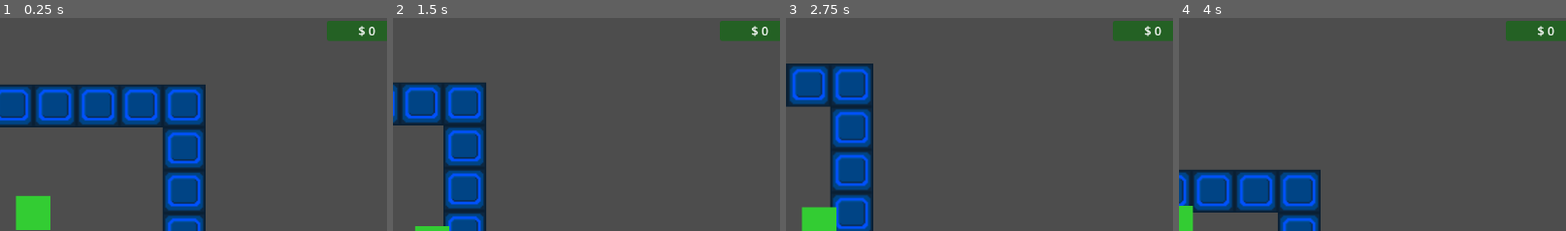
Above: before the commit, frames 1-4 (left to right).
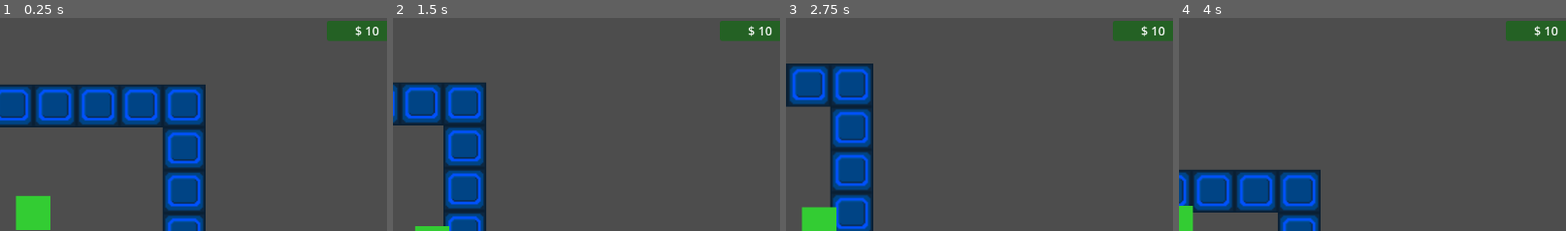
Above: after the commit, the same moments.

Repository: AndriiPets/Digger_game
Game: Godot game, scene res://Scenes/TestScenes/TestScene.tscn
The game is run twice, just before and just after one commit, with the same random seed, the same clock (stepped at 60 frames per second) and the same inputs. The project has no main scene, so this scene is started directly. The engine's default icon, where the game draws it, is replaced by a stand-in: a white triangle on a blue panel in a dark square.
Inputs:
- Up to frame 1 (0.25 s): no input
- Up to frame 2 (1.5 s): tap Enter at 0.5 s; hold Right (ui_right) 0.53-1.28 s; hold Z 0.53-1.28 s; hold Down (ui_down) from 1.28 s (still down); tap X at 1.35 s
- Up to frame 3 (2.75 s): release Down (ui_down) at 2.03 s; hold Right (ui_right) from 2.03 s (still down); hold Z from 2.03 s (still down)
- Up to frame 4 (4 s): tap Space at 2.75 s; release Right (ui_right) at 2.78 s; release Z at 2.78 s; hold Up (ui_up) 2.78-3.53 s; tap X at 2.85 s; hold Left (ui_left) from 3.53 s (still down); hold Z from 3.53 s (still down)
The pictures show only the part of the screen within x 46-96%, y 1-51%; the shares and areas given below are measured in that part.

The runs differ from the first frame. In frame 1, 0.2% of the frame differs, in the area x 91-98%, y 3-9%; in frame 2, 0.2%; in frame 3, 0.2%; in frame 4, 0.2%.

Commit message:
debt system, several upgrades added

Diff:
--- a/Objects/Components/Stats/stats_component.gd
+++ b/Objects/Components/Stats/stats_component.gd
@@ -1,28 +1,33 @@
 class_name StatsComponent
 extends Node
 
-# Stores the starting values (e.g., {"move_speed": 150.0})
+# Signal to notify other systems (like UI or Inventory)
+signal stat_changed(stat_name: String, new_value: float)
+
 var _base_stats: Dictionary = {}
-
-# Stores the sum of all upgrades (e.g., {"move_speed": 20.0})
 var _modifiers: Dictionary = {}
 
 func initialize(stat_name: String, value: float) -> void:
 	_base_stats[stat_name] = value
 	if not _modifiers.has(stat_name):
 		_modifiers[stat_name] = 0.0
+	# Emit initial value
+	stat_changed.emit(stat_name, get_value(stat_name))
 
 func add_modifier(stat_name: String, value: float) -> void:
 	if not _modifiers.has(stat_name):
 		_modifiers[stat_name] = 0.0
 
 	_modifiers[stat_name] += value
+	stat_changed.emit(stat_name, get_value(stat_name))
 
 func get_value(stat_name: String) -> float:
 	var base = _base_stats.get(stat_name, 0.0)
 	var mod = _modifiers.get(stat_name, 0.0)
 	return base + mod
 
-# --- NEW FUNCTION ---
 func reset_modifiers() -> void:
 	_modifiers.clear()
+	# Notify listeners that values have likely dropped back to base
+	for stat in _base_stats:
+		stat_changed.emit(stat, _base_stats[stat])
--- a/Objects/Globals/global_variables.gd
+++ b/Objects/Globals/global_variables.gd
@@ -1,6 +1,7 @@
 extends Node
 
 var debug_mode: bool = false
+var debt: bool = true
 
 func _unhandled_input(event: InputEvent) -> void:
 	if event is InputEventKey and event.pressed and not event.echo:
--- a/Objects/Managers/game_manager.gd
+++ b/Objects/Managers/game_manager.gd
@@ -18,13 +18,11 @@
 @export var money_ui: MoneyUI
 @export var floating_text_scene: PackedScene
 
-# Changed from _total_money to total_money (Public)
-var total_money: int = 0
+var total_money: int = 10
 var _current_time: float
 var _current_state: GameState = GameState.SAFE
 
 func _ready() -> void:
-	# Add to group so ShopEntity can find us
 	add_to_group("game_manager")
 
 	if safe_zone:
@@ -55,7 +53,7 @@
 				shop.shop_ui.item_purchased.connect(try_purchase_upgrade)
 
 func try_purchase_upgrade(item: ShopItem) -> void:
-	if total_money >= item.cost:
+	if total_money >= item.cost or Globals.debt:
 		total_money -= item.cost
 		if money_ui: money_ui.update_money(total_money)
 
@@ -102,7 +100,14 @@
 
 func _reset_game() -> void:
 	_current_state = GameState.SAFE
-	_current_time = round_time
+
+	# NEW: Calculate Time based on stats
+	var bonus_time = 0.0
+	if player and player.stats:
+		bonus_time = player.stats.get_value("time_bonus")
+
+	_current_time = round_time + bonus_time
+
 	if player:
 		player.velocity = Vector2.ZERO
 		player.global_position = player_start_pos
--- a/Objects/Player/player.gd
+++ b/Objects/Player/player.gd
@@ -12,7 +12,7 @@
 @onready var stats: StatsComponent = $StatsComponent
 @onready var upgrades: UpgradeManager = $UpgradeManager
 
-# ... (Export variables remain the same) ...
+# Exports
 @export_group("Base Stats")
 @export var base_speed: float = 150.0
 @export var base_dig_interval: float = 0.5
@@ -20,7 +20,7 @@
 @export var recoil_distance: float = 10.0
 @export var recoil_recovery_speed: float = 5.0
 
-# ... (State variables remain the same) ...
+# State
 var _input_direction: Vector2 = Vector2.ZERO
 var _facing_direction: Vector2 = Vector2.RIGHT
 var _terrain_manager: TerrainManager
@@ -33,10 +33,22 @@
 func _ready() -> void:
 	add_to_group("player")
 
+	# Connect signal to listen for upgrades
+	stats.stat_changed.connect(_on_stat_changed)
+
+	# Initialize Stats
 	stats.initialize("move_speed", base_speed)
 	stats.initialize("dig_speed", base_dig_interval)
-	stats.initialize("dig_damage", 1.0) # Base damage
+	stats.initialize("dig_damage", 1.0)
 
+	# NEW: Initialize Time Bonus (starts at 0)
+	stats.initialize("time_bonus", 0.0)
+
+	# NEW: Initialize Weight from Inventory Component's default
+	if inventory:
+		stats.initialize("max_weight", inventory.max_weight)
+
+	# ... (Visual Setup) ...
 	var player_size := float(grid_size) * 0.8
 	visual.size = Vector2(player_size, player_size)
 	visual.position = - visual.size / 2
@@ -55,16 +67,24 @@
 		inventory.inventory_changed_value.connect(_on_inventory_weight_changed)
 		_on_inventory_weight_changed(inventory.current_weight, inventory.max_weight)
 
-# --- NEW FUNCTION ---
+# NEW: Sync stats to actual components
+func _on_stat_changed(stat_name: String, new_value: float) -> void:
+	if stat_name == "max_weight" and inventory:
+		inventory.max_weight = new_value
+		# Force UI update
+		inventory.inventory_changed_value.emit(inventory.current_weight, inventory.max_weight)
+		# Re-check speed penalty logic
+		_on_inventory_weight_changed(inventory.current_weight, inventory.max_weight)
+
+# ... (Rest of Reset Logic) ...
 func reset_all_stats() -> void:
 	if stats:
 		stats.reset_modifiers()
 	if upgrades:
 		upgrades.clear_upgrades()
-	# Speed multiplier will be reset via inventory signal when inventory clears,
-	# but we can force it here just in case.
 	_speed_multiplier = 1.0
-# --------------------
+
+# ... (Standard Process/Physics functions omitted for brevity, they remain unchanged) ...
 
 func _process(delta: float) -> void:
 	if _debug_flash_timer > 0:
--- a/Objects/UI/Money/money_ui.gd
+++ b/Objects/UI/Money/money_ui.gd
@@ -1,7 +1,24 @@
 class_name MoneyUI
 extends CanvasLayer
 
+@onready var panel: Panel = $Control/Panel
 @onready var label: Label = $Control/Panel/Label
+
+# Define colors
+# Green (Original from Tscn)
+var _color_positive: Color = Color(0.1, 0.4, 0.1, 0.8)
+# Red (For debt)
+var _color_negative: Color = Color(0.6, 0.1, 0.1, 0.8)
 
 func update_money(amount: int) -> void:
 	label.text = "$ %d" % amount
+	# Ensure font stays white (reverting previous change if necessary)
+	label.modulate = Color.WHITE
+
+	# Get the StyleBoxFlat to modify the background color
+	var style = panel.get_theme_stylebox("panel") as StyleBoxFlat
+	if style:
+		if amount < 0:
+			style.bg_color = _color_negative
+		else:
+			style.bg_color = _color_positive
--- a/Objects/UI/Shop/shop_ui.gd
+++ b/Objects/UI/Shop/shop_ui.gd
@@ -151,7 +151,7 @@
 			_show_warning("Item already purchased!")
 			return
 
-		if _current_wallet < selected_item.cost:
+		if _current_wallet < selected_item.cost and not Globals.debt:
 			_show_warning("Not enough money!")
 			return
 
@@ -193,7 +193,7 @@
 				cost_label.add_theme_color_override("font_color", Color(0.5, 0.5, 0.5)) # Gray
 			else:
 				cost_label.text = "$ %d" % item.cost
-				if _current_wallet >= item.cost:
+				if _current_wallet >= item.cost or Globals.debt:
 					cost_label.add_theme_color_override("font_color", Color(1, 0.84, 0)) # Gold
 				else:
 					cost_label.add_theme_color_override("font_color", Color(1, 0.2, 0.2)) # Red
--- /dev/null
+++ b/Resources/Shop/clock_rusty.tres
@@ -0,0 +1,19 @@
+[gd_resource type="Resource" script_class="ShopItem" format=3 uid="uid://dlcibhyx266mc"]
+
+[ext_resource type="Script" uid="uid://bul21xr1rktb2" path="res://Resources/Upgrades/upgrade_effect.gd" id="1_bxibg"]
+[ext_resource type="Script" uid="uid://d1edyhwfdcpus" path="res://Resources/Upgrades/Effects/time_upgrade.gd" id="2_i43ps"]
+[ext_resource type="Script" uid="uid://dc23wylxy44r7" path="res://Resources/Shop/shop_item.gd" id="2_l6546"]
+
+[sub_resource type="Resource" id="Resource_sh4yg"]
+script = ExtResource("2_i43ps")
+amount = 10.0
+metadata/_custom_type_script = "uid://d1edyhwfdcpus"
+
+[resource]
+script = ExtResource("2_l6546")
+id = "Rusty_Clock"
+display_name = "Rusty Clock"
+description = "Increase run time, use before the run"
+cost = 10
+effects = Array[ExtResource("1_bxibg")]([SubResource("Resource_sh4yg")])
+metadata/_custom_type_script = "uid://dc23wylxy44r7"
--- a/Resources/Shop/drill_rusty.tres
+++ b/Resources/Shop/drill_rusty.tres
@@ -11,7 +11,9 @@
 
 [resource]
 script = ExtResource("1_0ljpv")
+id = "Rusty_Drill"
 display_name = "Rusty Drill"
+description = "Increase drill dmage"
 cost = 10
 icon = ExtResource("1_tsah5")
 effects = Array[ExtResource("1_3xncf")]([SubResource("Resource_nkxf1")])
--- /dev/null
+++ b/Resources/Shop/harness_rusty.tres
@@ -0,0 +1,18 @@
+[gd_resource type="Resource" script_class="ShopItem" format=3 uid="uid://svh7ivrtfav6"]
+
+[ext_resource type="Script" uid="uid://bul21xr1rktb2" path="res://Resources/Upgrades/upgrade_effect.gd" id="1_1lcd5"]
+[ext_resource type="Script" uid="uid://dc23wylxy44r7" path="res://Resources/Shop/shop_item.gd" id="2_sqopq"]
+[ext_resource type="Script" uid="uid://dsdixutlqso60" path="res://Resources/Upgrades/Effects/weight_upgrade.gd" id="2_tf8ow"]
+
+[sub_resource type="Resource" id="Resource_ss1ca"]
+script = ExtResource("2_tf8ow")
+metadata/_custom_type_script = "uid://dsdixutlqso60"
+
+[resource]
+script = ExtResource("2_sqopq")
+id = "Rusty_Harness"
+display_name = "Rusty Harness"
+description = "Increase weight limit"
+cost = 10
+effects = Array[ExtResource("1_1lcd5")]([SubResource("Resource_ss1ca")])
+metadata/_custom_type_script = "uid://dc23wylxy44r7"
--- /dev/null
+++ b/Resources/Upgrades/Effects/time_upgrade.gd
@@ -0,0 +1,8 @@
+class_name TimeUpgrade
+extends UpgradeEffect
+
+@export var amount: float = 30.0
+
+func apply(player: Node2D) -> void:
+    if "stats" in player and player.stats:
+        player.stats.add_modifier("time_bonus", amount)
--- /dev/null
+++ b/Resources/Upgrades/Effects/weight_upgrade.gd
@@ -0,0 +1,8 @@
+class_name WeightUpgrade
+extends UpgradeEffect
+
+@export var amount: float = 5.0
+
+func apply(player: Node2D) -> void:
+    if "stats" in player and player.stats:
+        player.stats.add_modifier("max_weight", amount)
--- a/Scenes/TestScenes/TestScene.tscn
+++ b/Scenes/TestScenes/TestScene.tscn
@@ -23,6 +23,8 @@
 [ext_resource type="PackedScene" uid="uid://bnjex0towjvie" path="res://Objects/Buildings/Shop/ShopEntity.tscn" id="21_keqyh"]
 [ext_resource type="Script" uid="uid://dc23wylxy44r7" path="res://Resources/Shop/shop_item.gd" id="22_thksi"]
 [ext_resource type="Resource" uid="uid://de2ula0cxarq8" path="res://Resources/Shop/drill_rusty.tres" id="23_mqddd"]
+[ext_resource type="Resource" uid="uid://svh7ivrtfav6" path="res://Resources/Shop/harness_rusty.tres" id="24_l0m60"]
+[ext_resource type="Resource" uid="uid://dlcibhyx266mc" path="res://Resources/Shop/clock_rusty.tres" id="25_wo0q1"]
 
 [sub_resource type="TileSetAtlasSource" id="TileSetAtlasSource_manual"]
 texture = ExtResource("2_635xr")
@@ -85,4 +87,4 @@
 
 [node name="ShopEntity" parent="." unique_id=272070926 instance=ExtResource("21_keqyh")]
 position = Vector2(-41, -66)
-items_for_sale = Array[ExtResource("22_thksi")]([ExtResource("23_mqddd")])
+items_for_sale = Array[ExtResource("22_thksi")]([ExtResource("23_mqddd"), ExtResource("24_l0m60"), ExtResource("25_wo0q1")])
Not shown, added: Resources/Upgrades/Effects/time_upgrade.gd.uid
Not shown, added: Resources/Upgrades/Effects/weight_upgrade.gd.uid
